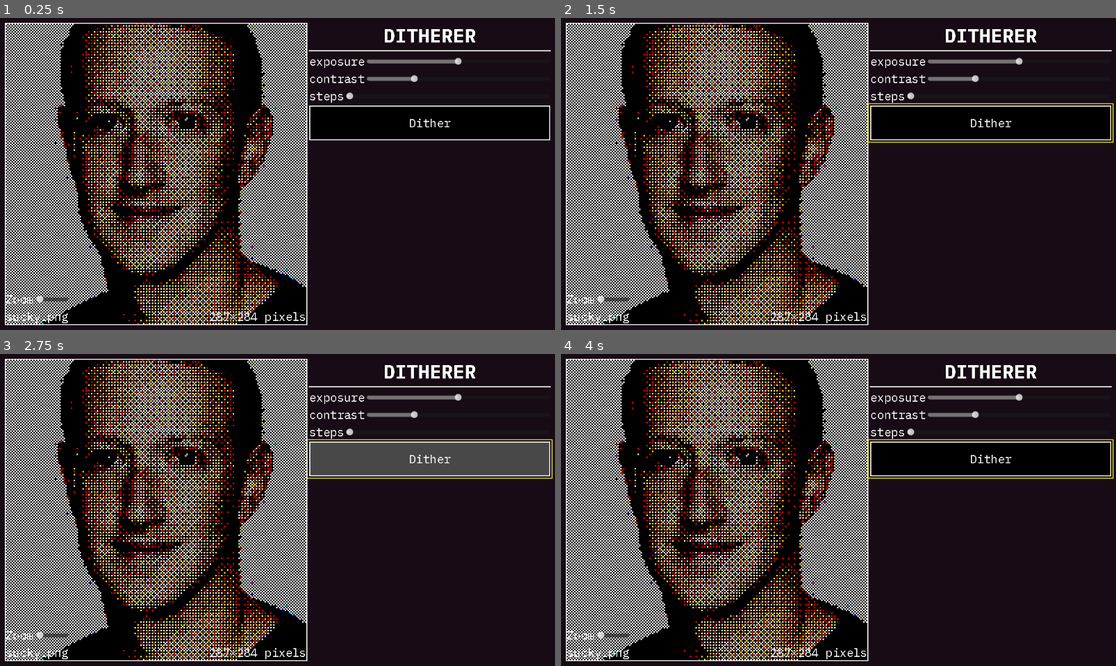
Above: before the commit, frames 1-4 (two rows, left to right).
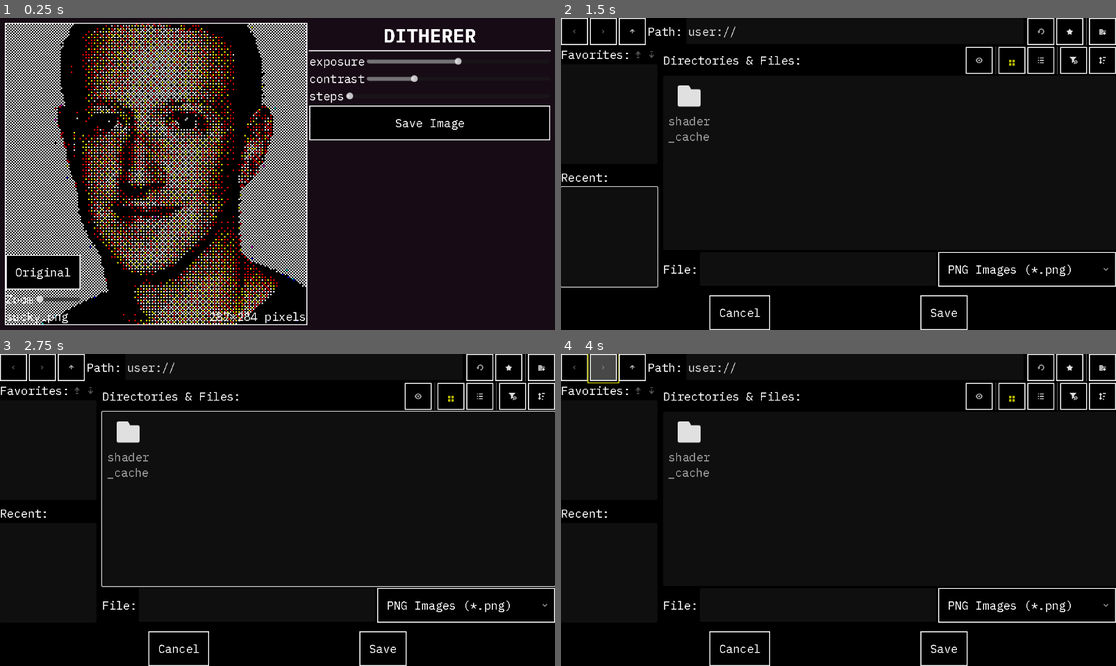
Above: after the commit, the same moments.

Repository: thiefhand/ditherer
Game: Godot game, scene res://ditherer_root.tscn
Two runs of this game, one before a commit and one after it. Both use one fixed random seed, a clock stepped at 60 frames per second and the inputs below.
Inputs (mouse positions are in pixels of both pictures, inside the frame that each line leads up to):
- Up to frame 1 (0.25 s): no input
- Up to frame 2 (1.5 s): click (988, 124) at 0.5 s, where only the run before the commit has a clickable "Dither"; click (605, 270) at 1.25 s, where only the run after the commit has a clickable "Original"
- Up to frame 3 (2.75 s): click (427, 460) at 2 s, where only the run after the commit has a clickable "Save Image"
- Up to frame 4 (4 s): click (605, 366) at 2.77 s; click (605, 366) at 3.52 s

The runs differ from the first frame. In frame 1, 1.3% of the frame differs, in the area x 1-84%, y 32-91%; in frame 2, 30%; in frame 3, 35%, in the area x 0-100%, y 0-100%; in frame 4, 30%.

Commit message:
[save] added saving + loading

Diff:
--- a/main_view/dither.gdshader
+++ b/main_view/dither.gdshader
@@ -3,7 +3,7 @@
 uniform sampler2D dither_tex : filter_nearest, repeat_enable;
 uniform float exposure : hint_range(0.0, 2.0) = 1.0;
 uniform float contrast : hint_range(0.0, 4.0) = 1.0;
-uniform float steps : hint_range(0.0, 8.0, 1.0) = 1.0;
+uniform float steps : hint_range(1.0, 24.0, 1.0) = 1.0;
 
 void vertex() {
 	// Called for every vertex the material is visible on.
--- a/main_view/main_view.gd
+++ b/main_view/main_view.gd
@@ -3,24 +3,34 @@
 @export var image_info_label: Label
 @export var image_path_label: Label
 @export var zoom_slider: HSlider
+@export var show_original_button: BaseButton
 @export var dithered_sprite: Sprite2D
-@export var dither_button: BaseButton
+@export var save_button: BaseButton
 @export var settings_container: Control
 @export var control_types: Dictionary[Variant.Type, PackedScene]
+@export var viewport: SubViewport
+@export var file_dialog: FileDialog
+
+var _dither_material: ShaderMaterial
 
 func _ready() -> void:
-	dither_button.pressed.connect(_on_dither_pressed)
+	get_viewport().files_dropped.connect(on_files_dropped)
+	save_button.pressed.connect(_on_save_pressed)
 	zoom_slider.value_changed.connect(_on_zoom_slider_value_changed)
 	zoom_slider.value = dithered_sprite.scale.x
+	show_original_button.button_down.connect(_on_show_original_state_changed.bind(true))
+	show_original_button.button_up.connect(_on_show_original_state_changed.bind(false))
 
-	load_image("sucky.png", load("res://main_view/sucky.png"))
+	load_texture("sucky.png", load("res://main_view/sucky.png"))
 
 	_generate_settings()
 
-func load_image(image_path: String, image: Texture2D):
+	file_dialog.connect("file_selected", _on_file_selected)
+
+func load_texture(image_path: String, texture: Texture2D):
 	image_path_label.text = image_path
-	dithered_sprite.texture = image
-	image_info_label.text = str(int(image.get_size().x)) + "×" + str(int(image.get_size().y)) + " pixels"
+	dithered_sprite.texture = texture
+	image_info_label.text = str(int(texture.get_size().x)) + "×" + str(int(texture.get_size().y)) + " pixels"
 
 func _generate_settings():
 	var shad_mat: ShaderMaterial = dithered_sprite.material as ShaderMaterial
@@ -38,14 +48,72 @@
 
 			settings_container.add_child(control)
 
-func do_dither():
-	pass
+# func do_dither():
+# 	var spr_w = dithered_sprite.texture.get_width()
+# 	var spr_h = dithered_sprite.texture.get_height()
 
-func _on_dither_pressed():
-	do_dither()
+# 	dithered_sprite.scale = Vector2.ONE
+# 	await RenderingServer.frame_post_draw
+# 	var src_img = viewport.get_texture().get_image()
+# 	src_img.save_png("user://source.png")
+# 	var src_rect = Rect2i(
+# 		float(src_img.get_width()) / 2.0 - float(spr_w) / 2.0,
+# 		float(src_img.get_height()) / 2.0 - float(spr_h) / 2.0,
+# 		spr_w, spr_h
+# 	)
+# 	print(src_rect)
+# 	var dst_img = Image.create(spr_w, spr_h, false, src_img.get_format())
+# 	dst_img.blit_rect(src_img, src_rect, Vector2i.ZERO)
+# 	dst_img.save_png("user://dest.png")
+# 	load_texture("the ether", ImageTexture.create_from_image(dst_img))
+
+# func _on_dither_pressed():
+# 	do_dither()
+
+func save_to_png(path: String):
+	var spr_w = dithered_sprite.texture.get_width()
+	var spr_h = dithered_sprite.texture.get_height()
+	var og_scale = dithered_sprite.scale
+
+	dithered_sprite.scale = Vector2.ONE
+	await RenderingServer.frame_post_draw
+	var src_img = viewport.get_texture().get_image()
+	var src_rect = Rect2i(
+		float(src_img.get_width()) / 2.0 - float(spr_w) / 2.0,
+		float(src_img.get_height()) / 2.0 - float(spr_h) / 2.0,
+		spr_w, spr_h
+	)
+	var dst_img = Image.create(spr_w, spr_h, false, src_img.get_format())
+	dst_img.blit_rect(src_img, src_rect, Vector2i.ZERO)
+
+	dst_img.save_png(path)
+
+	dithered_sprite.scale = og_scale
+
+func _on_save_pressed():
+	file_dialog.filters = ["*.png ; PNG Images"]
+	file_dialog.title = "Save PNG"
+	file_dialog.size = get_viewport_rect().size
+	file_dialog.show()
+
+func _on_file_selected(path: String):
+	file_dialog.hide()
+
+	save_to_png(path)
 
 func _on_control_uniform_value_changed(value: Variant, name: String):
 	(dithered_sprite.material as ShaderMaterial).set_shader_parameter(name, value)
 
 func _on_zoom_slider_value_changed(value: float):
 	dithered_sprite.scale = Vector2.ONE * value
+
+func _on_show_original_state_changed(pressed: bool):
+	if pressed:
+		_dither_material = dithered_sprite.material.duplicate()
+		dithered_sprite.material = null
+	else:
+		dithered_sprite.material = _dither_material
+
+func on_files_dropped(files: PackedStringArray):
+	var file = files[0]
+	load_texture(file, ImageTexture.create_from_image(Image.load_from_file(file)))
--- a/main_view/main_view.tscn
+++ b/main_view/main_view.tscn
@@ -10,7 +10,7 @@
 [sub_resource type="ViewportTexture" id="ViewportTexture_y23rn"]
 viewport_path = NodePath("SubViewport")
 
-[node name="MainView" type="Control" node_paths=PackedStringArray("image_info_label", "image_path_label", "zoom_slider", "dithered_sprite", "dither_button", "settings_container")]
+[node name="MainView" type="Control" node_paths=PackedStringArray("image_info_label", "image_path_label", "zoom_slider", "show_original_button", "dithered_sprite", "save_button", "settings_container", "viewport", "file_dialog")]
 layout_mode = 3
 anchors_preset = 15
 anchor_right = 1.0
@@ -22,17 +22,21 @@
 image_info_label = NodePath("HBoxContainer/PanelContainer/ImageInfo")
 image_path_label = NodePath("HBoxContainer/PanelContainer/VBoxContainer/ImagePath")
 zoom_slider = NodePath("HBoxContainer/PanelContainer/VBoxContainer/HBoxContainer/ZoomSlider")
+show_original_button = NodePath("HBoxContainer/PanelContainer/VBoxContainer/ShowOriginalButton")
 dithered_sprite = NodePath("SubViewport/DitheredSprite")
-dither_button = NodePath("HBoxContainer/SettingsContainer/DitherButton")
+save_button = NodePath("HBoxContainer/SettingsContainer/SaveButton")
 settings_container = NodePath("HBoxContainer/SettingsContainer/SettingsContainer")
 control_types = Dictionary[int, PackedScene]({
 3: ExtResource("3_pwtt8")
 })
+viewport = NodePath("SubViewport")
+file_dialog = NodePath("FileDialog")
 
 [node name="SubViewport" type="SubViewport" parent="."]
 transparent_bg = true
 snap_2d_transforms_to_pixel = true
 snap_2d_vertices_to_pixel = true
+render_target_update_mode = 4
 
 [node name="DitheredSprite" type="Sprite2D" parent="SubViewport"]
 texture_filter = 1
@@ -72,6 +76,10 @@
 size_flags_horizontal = 0
 size_flags_vertical = 8
 
+[node name="ShowOriginalButton" type="Button" parent="HBoxContainer/PanelContainer/VBoxContainer"]
+layout_mode = 2
+text = "Original"
+
 [node name="HBoxContainer" type="HBoxContainer" parent="HBoxContainer/PanelContainer/VBoxContainer"]
 layout_mode = 2
 
@@ -108,6 +116,14 @@
 [node name="SettingsContainer" type="VBoxContainer" parent="HBoxContainer/SettingsContainer"]
 layout_mode = 2
 
-[node name="DitherButton" type="Button" parent="HBoxContainer/SettingsContainer"]
+[node name="SaveButton" type="Button" parent="HBoxContainer/SettingsContainer"]
 layout_mode = 2
-text = "Dither"
+tooltip_text = "Save the image to your computer."
+text = "Save Image"
+
+[node name="FileDialog" type="FileDialog" parent="."]
+oversampling_override = 1.0
+mode = 2
+initial_position = 1
+size = Vector2i(896, 360)
+access = 1
--- a/project.godot
+++ b/project.godot
@@ -15,6 +15,10 @@
 config/features=PackedStringArray("4.5", "Forward Plus")
 config/icon="res://icon.svg"
 
+[display]
+
+window/size/mode=2
+
 [rendering]
 
 textures/canvas_textures/default_texture_filter=0
--- a/ui/meta_menu_theme.tres
+++ b/ui/meta_menu_theme.tres
@@ -59,6 +59,9 @@
 border_width_bottom = 2
 border_color = Color(1, 1, 1, 1)
 
+[sub_resource type="StyleBoxFlat" id="StyleBoxFlat_4eyek"]
+bg_color = Color(0, 0, 0, 1)
+
 [sub_resource type="StyleBoxLine" id="StyleBoxLine_otv3f"]
 color = Color(1, 1, 1, 1)
 thickness = 2
@@ -252,6 +255,12 @@
 border_width_bottom = 2
 border_color = Color(1, 1, 1, 1)
 
+[sub_resource type="StyleBoxEmpty" id="StyleBoxEmpty_4eyek"]
+content_margin_left = 20.0
+content_margin_top = 20.0
+content_margin_right = 20.0
+content_margin_bottom = 20.0
+
 [sub_resource type="StyleBoxFlat" id="StyleBoxFlat_krkfi"]
 bg_color = Color(0, 0, 0, 1)
 border_width_left = 2
@@ -262,6 +271,7 @@
 shadow_color = Color(0, 0, 0, 0.737255)
 shadow_size = 5
 shadow_offset = Vector2(0, 4)
+anti_aliasing = false
 
 [sub_resource type="StyleBoxFlat" id="StyleBoxFlat_i1a86"]
 content_margin_left = 4.0
@@ -313,6 +323,7 @@
 CheckButton/constants/align_to_largest_stylebox = 1
 CheckButton/icons/checked = null
 CheckButton/icons/unchecked = null
+FileDialog/styles/panel = SubResource("StyleBoxFlat_4eyek")
 HSeparator/styles/separator = SubResource("StyleBoxLine_otv3f")
 HeaderLarge/font_sizes/font_size = 40
 HeaderLarge/fonts/font = ExtResource("1_4eyek")
@@ -359,6 +370,7 @@
 TightButton/styles/hover = SubResource("StyleBoxFlat_cxpy4")
 TightButton/styles/normal = SubResource("StyleBoxFlat_ba2t2")
 TightButton/styles/pressed = SubResource("StyleBoxFlat_gpc4c")
+TooltipLabel/styles/normal = SubResource("StyleBoxEmpty_4eyek")
 TooltipPanel/styles/panel = SubResource("StyleBoxFlat_krkfi")
 Tree/icons/checked = null
 Tree/icons/select_arrow = null
Not shown: 1 places in ui/meta_menu_theme.tres that only renumber resources
